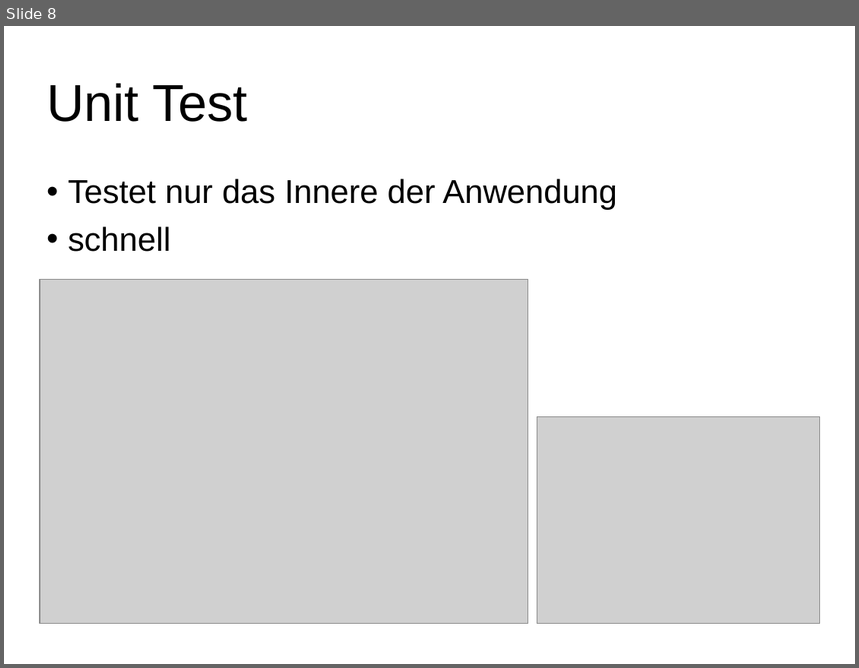
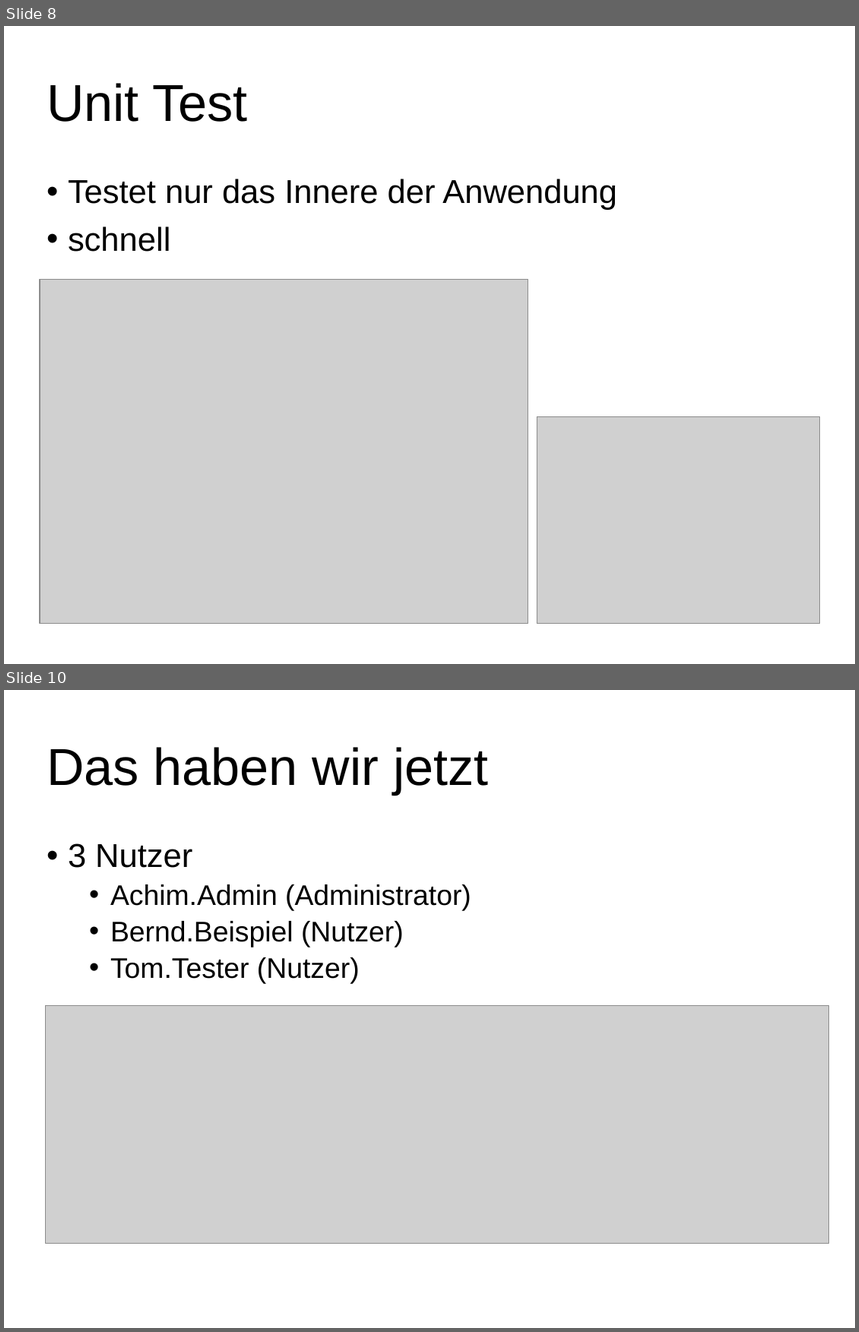
Before and after one commit to ToSchQLB/workshop_testen, a slide deck: docs/praesi.pptx. Shown one above the other, each under a label of ours: slide 8 before the commit, slides 8 and 10 after it; the slides between them are not shown. The pictures are 859x668 and 859x1332 pixels, drawn with LibreOffice and Linux fonts; fonts in the diff are those of the drawing; grey boxes stand for pictures; background and template pictures are left out. Boxes give left, top, right and bottom in pixels: in the first picture for what was removed or moved away, otherwise in the second. Text is boxed around its words. In the diff, an @@ line names an element or a change of style, - is before the commit and + after.

```diff
--- a/docs/praesi.pptx
+++ b/docs/praesi.pptx
@@ slide 10 added at (4, 690, 855, 1328), background #FFFFFF; not listed: 1 template element that a slide beside it also shows @@
@@ title added at (47, 747, 488, 795), 44 pt, text #000000 @@
+Das haben wir jetzt
@@ text added at (68, 844, 471, 984), 24 pt, text #000000 @@
+• 3 Nutzer
+  • Achim.Admin (Administrator)
+  • Bernd.Beispiel (Nutzer)
+  • Tom.Tester (Nutzer)
@@ picture added at (46, 1006, 829, 1244) @@
```
Also in this commit, not shown: 2 other slides added, 9 other files.
